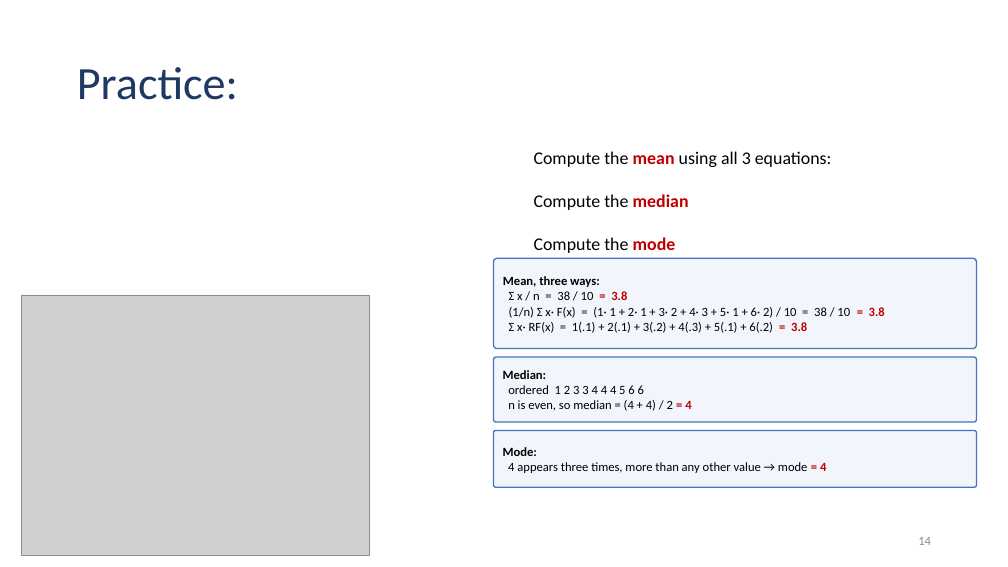
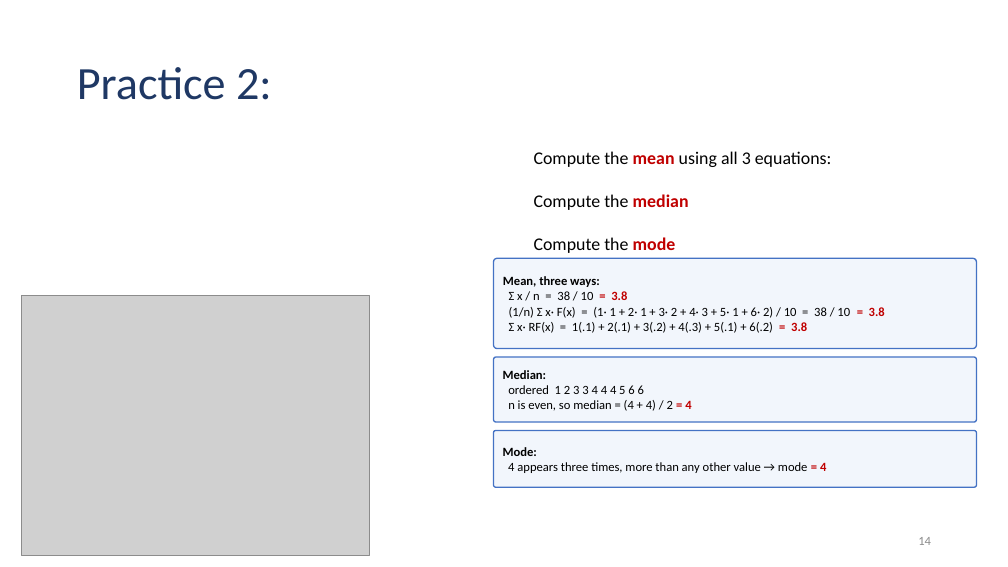
Before and after one commit to Jarred6068/Kvamme_UI_STAT251, a slide deck: slide 14 of docs/lecture_slides/Week 2/Week2_Lecture5_slides_1_19_2024.pptx. Drawn at 1008x567 pixels with LibreOffice and Linux fonts; fonts in the diff are those of the drawing; grey boxes stand for pictures. Boxes give left, top, right and bottom in pixels: in the first picture for what was removed or moved away, otherwise in the second. Text is boxed around its words. In the diff, an @@ line names an element or a change of style, - is before the commit and + after.

```diff
--- a/docs/lecture_slides/Week 2/Week2_Lecture5_slides_1_19_2024.pptx
+++ b/docs/lecture_slides/Week 2/Week2_Lecture5_slides_1_19_2024.pptx
@@ title at (x1=77, y1=67, x2=272, y2=100): text changed @@
-Practice:
+Practice 2:
```
Also in this commit, not shown: 1 slide added, 3 other files.
